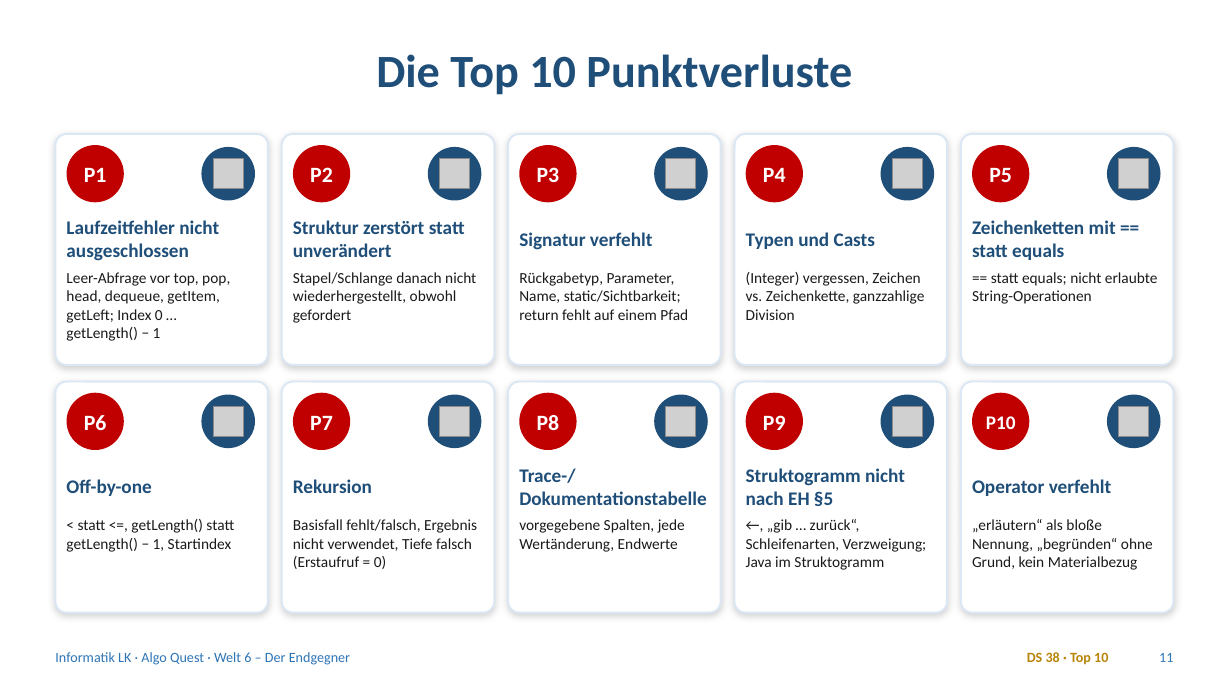
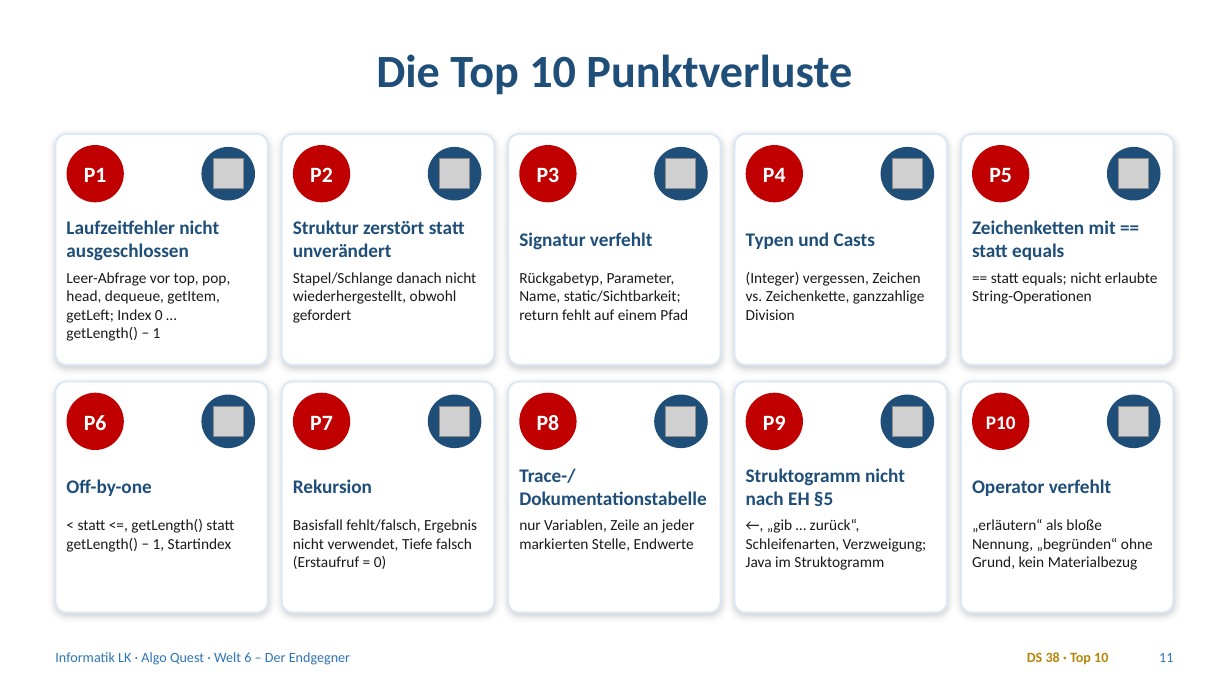
Before and after one commit to frankjuchim/AlgoQuest, a slide deck: slide 11 of materialien/Welt6_Endgegner/1_Praesentation/AQ_W6_Endgegner.pptx. Drawn at 1232x693 pixels with LibreOffice and Linux fonts; fonts in the diff are those of the drawing; grey boxes stand for pictures. Boxes give left, top, right and bottom in pixels: in the first picture for what was removed or moved away, otherwise in the second. Text is boxed around its words. In the diff, an @@ line names an element or a change of style, - is before the commit and + after.

```diff
--- a/materialien/Welt6_Endgegner/1_Praesentation/AQ_W6_Endgegner.pptx
+++ b/materialien/Welt6_Endgegner/1_Praesentation/AQ_W6_Endgegner.pptx
@@ text at <box>519,519,694,551</box>: text changed @@
-vorgegebene Spalten, jede Wertänderung, Endwerte
+nur Variablen, Zeile an jeder markierten Stelle, Endwerte
```
Also in this commit, not shown: 3 other slides changed, 13 other files.
